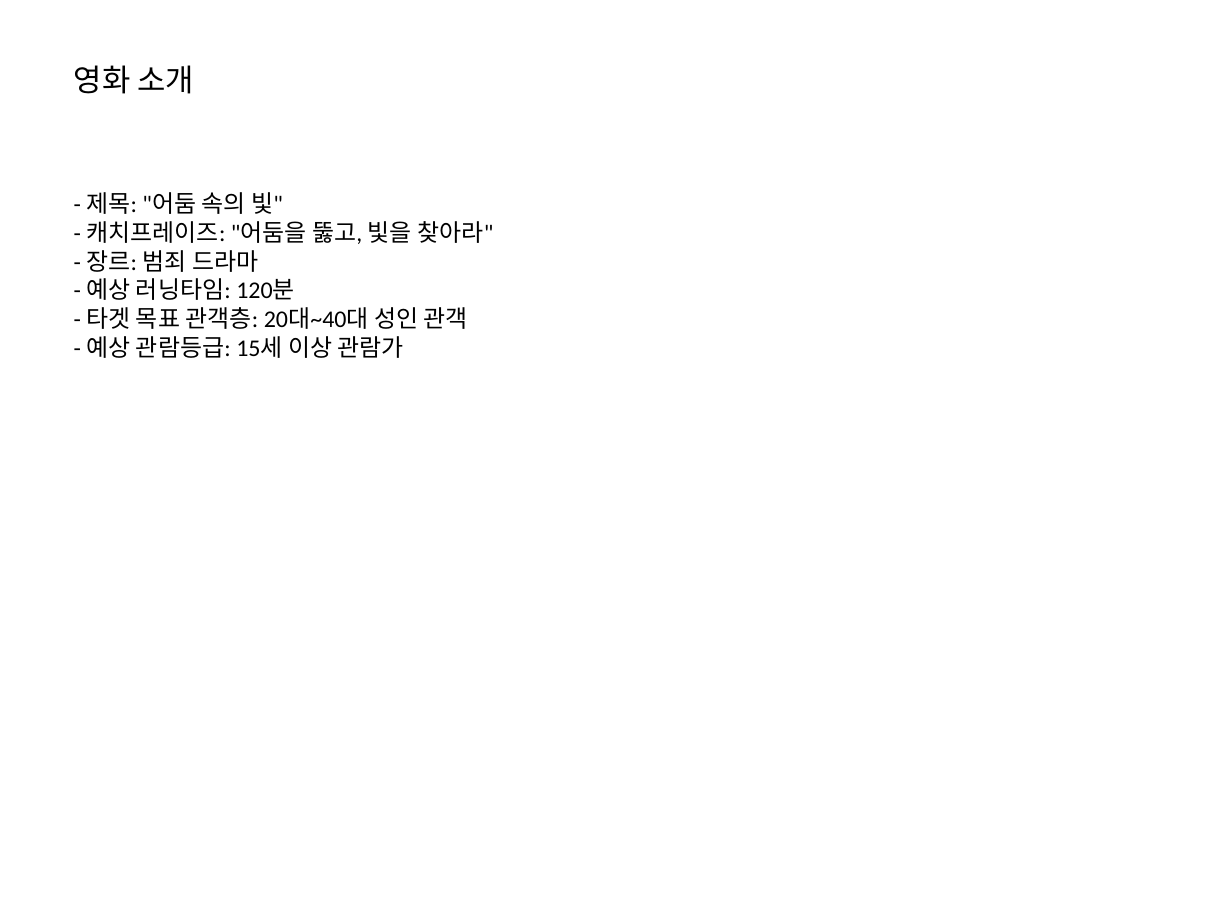
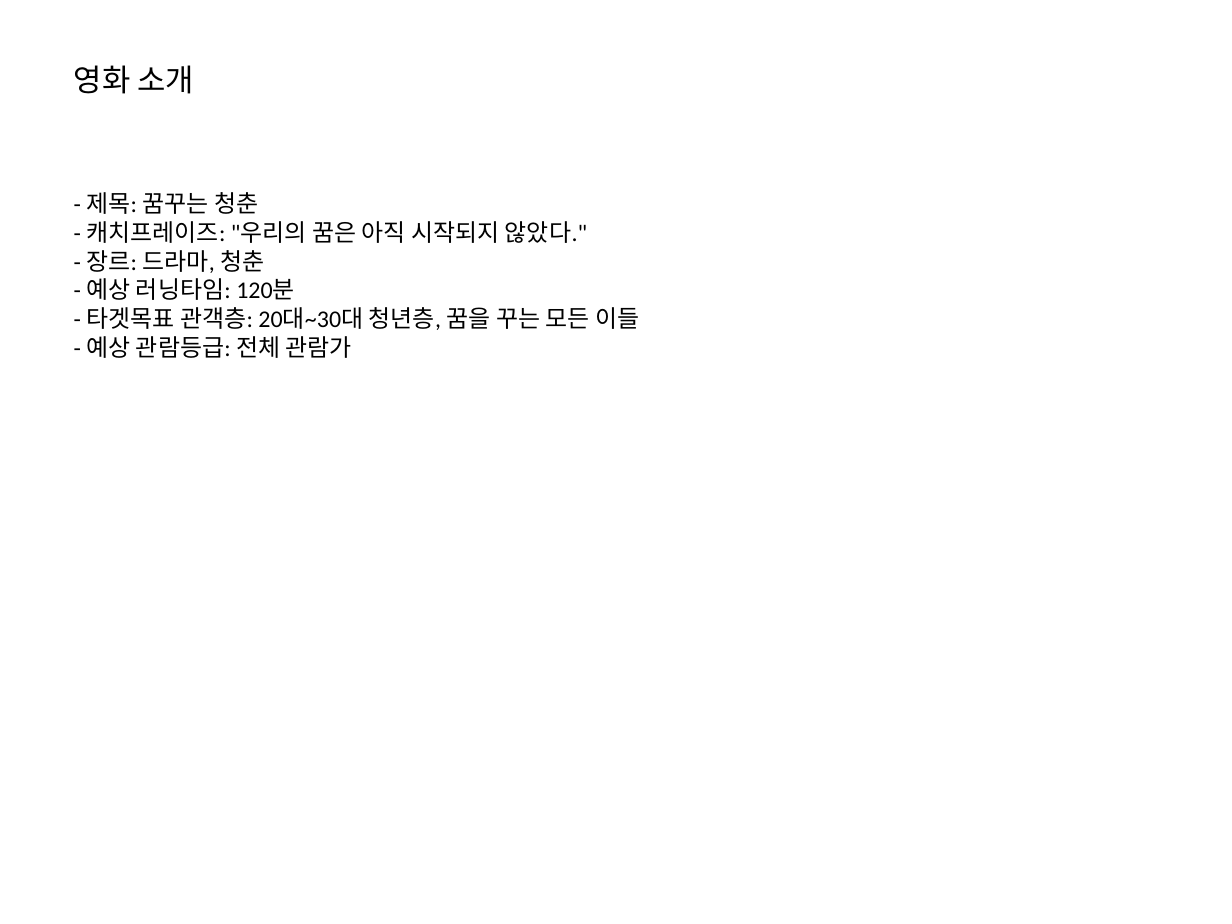
Before and after one commit to onetera/plotis, a slide deck: slide 1 of tmp/proposal.pptx. Drawn at 1232x924 pixels with LibreOffice and Linux fonts; fonts in the diff are those of the drawing. Boxes give left, top, right and bottom in pixels: in the first picture for what was removed or moved away, otherwise in the second. Text is boxed around its words. In the diff, an @@ line names an element or a change of style, - is before the commit and + after.

```diff
--- a/tmp/proposal.pptx
+++ b/tmp/proposal.pptx
@@ text at [86,192,587,273]: text changed @@
-- 제목: "어둠 속의 빛"
-- 캐치프레이즈: "어둠을 뚫고, 빛을 찾아라"
-- 장르: 범죄 드라마
+- 제목: 꿈꾸는 청춘
+- 캐치프레이즈: "우리의 꿈은 아직 시작되지 않았다."
+- 장르: 드라마, 청춘
@@ text at [86,307,639,358]: text changed @@
-- 타겟 목표 관객층: 20대~40대 성인 관객
-- 예상 관람등급: 15세 이상 관람가
+- 타겟목표 관객층: 20대~30대 청년층, 꿈을 꾸는 모든 이들
+- 예상 관람등급: 전체 관람가
```
Also in this commit, not shown: 4 other slides changed, 4 other files.
